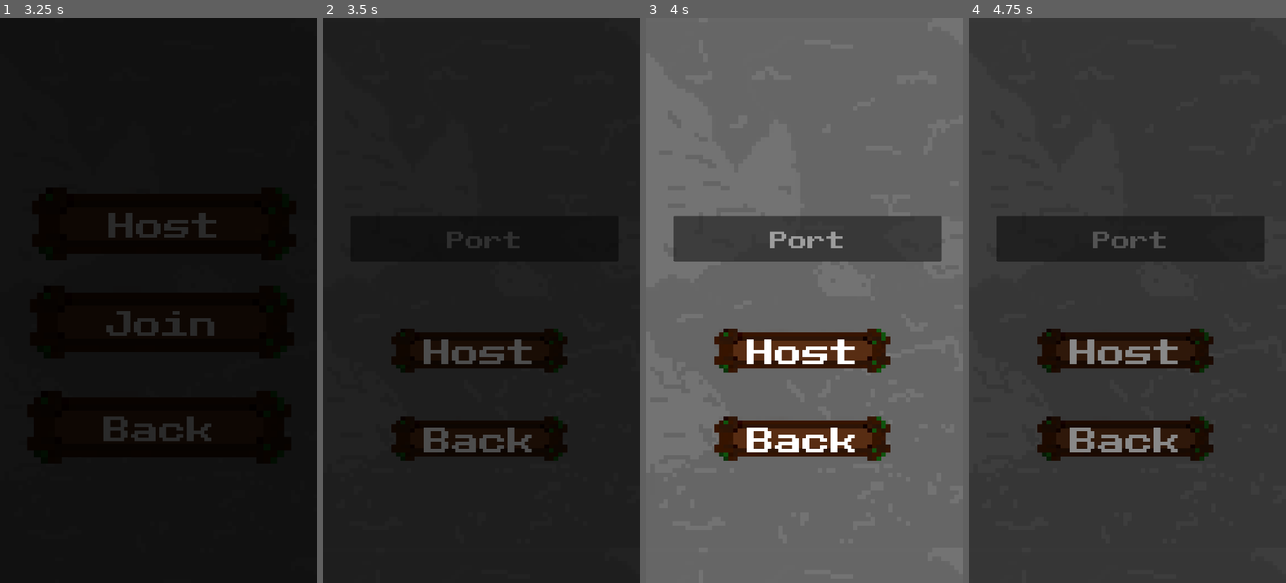
Above: before the commit, frames 1-4 (left to right).
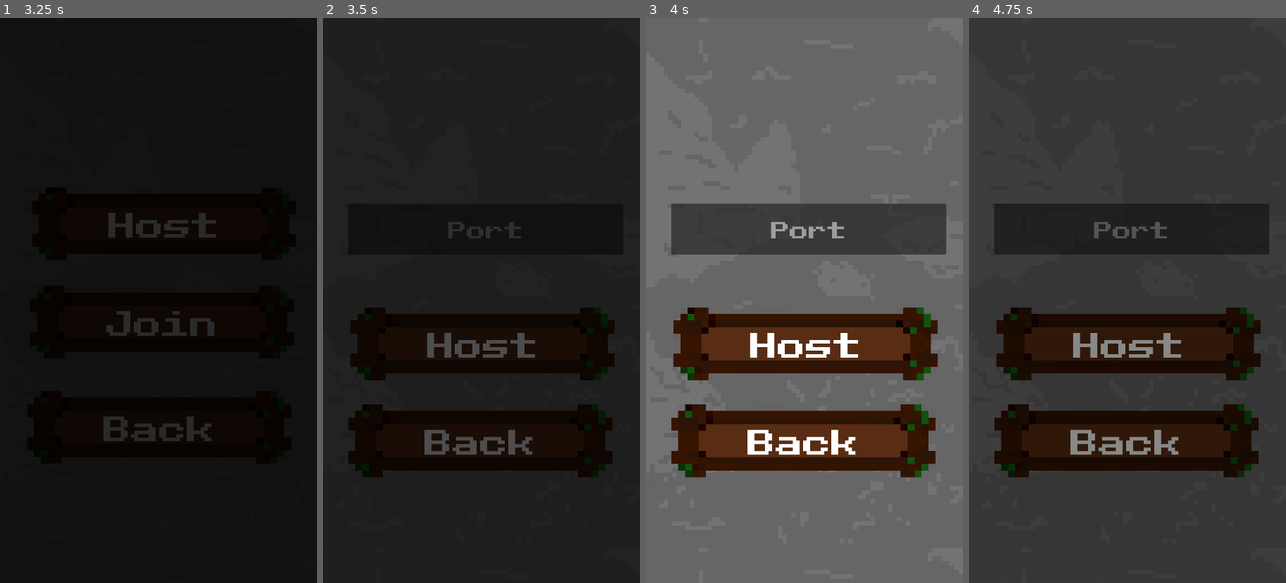
Above: after the commit, the same moments.

Repository: Koloss0/Out-Of-The-Gutter
Game: Godot game, scene res://Scenes/title_page.tscn
The game is run twice, just before and just after one commit, with the same random seed, the same clock (stepped at 60 frames per second) and the same inputs.
Inputs (mouse positions are in pixels of both pictures, inside the frame that each line leads up to):
- Up to frame 1 (3.25 s): click "Start" at 0.5 s; click "Back" at 1.25 s; tap Enter at 2 s; move the mouse to (228, 272) at 2.02 s; click (228, 272) at 2.17 s; click "Host" at 2.75 s
- Up to frame 2 (3.5 s): no input
- Up to frame 3 (4 s): click "Back" at 3.5 s
- Up to frame 4 (4.75 s): tap Space at 4.25 s; move the mouse to (1064, 328) at 4.27 s; click (1064, 328) at 4.42 s

Frame 1 is identical in both runs. In frame 2, 12% of the frame differs, in the area x 8-92%, y 36-82%; in frame 3, 18%, in the area x 8-95%, y 32-82%; in frame 4, 14%.

Commit message:
Modified all the textured buttons

Diff:
--- a/Scenes/host_page.tscn
+++ b/Scenes/host_page.tscn
@@ -22,37 +22,37 @@
 offset_bottom = 1920.0
 texture = ExtResource("4_omjky")
 
+[node name="Port" type="LineEdit" parent="."]
+layout_mode = 0
+offset_left = 86.0
+offset_top = 631.0
+offset_right = 1023.0
+offset_bottom = 803.0
+placeholder_text = "Port"
+alignment = 1
+
 [node name="Host" parent="." instance=ExtResource("1_hs5vx")]
 layout_mode = 0
-offset_left = 233.0
-offset_top = 1055.0
-offset_right = 833.0
-offset_bottom = 1205.0
+offset_left = 94.0
+offset_top = 983.0
+offset_right = 994.0
+offset_bottom = 1230.5
 
 [node name="Label" parent="Host" index="0"]
 text = "Host"
 
-[node name="BackButton" parent="." instance=ExtResource("1_hs5vx")]
+[node name="Back" parent="." instance=ExtResource("1_hs5vx")]
 layout_mode = 0
-offset_left = 233.0
-offset_top = 1354.0
-offset_right = 833.0
-offset_bottom = 1504.0
+offset_left = 86.0
+offset_top = 1313.0
+offset_right = 986.0
+offset_bottom = 1560.5
 
-[node name="Label" parent="BackButton" index="0"]
+[node name="Label" parent="Back" index="0"]
 text = "Back"
 
-[node name="Port" type="LineEdit" parent="."]
-layout_mode = 0
-offset_left = 94.0
-offset_top = 673.0
-offset_right = 1007.0
-offset_bottom = 827.0
-placeholder_text = "Port"
-alignment = 1
-
 [connection signal="pressed" from="Host" to="." method="on_connect_pressed"]
-[connection signal="pressed" from="BackButton" to="." method="_on_back_button_pressed"]
+[connection signal="pressed" from="Back" to="." method="_on_back_button_pressed"]
 
 [editable path="Host"]
-[editable path="BackButton"]
+[editable path="Back"]
--- a/Scenes/join_page.tscn
+++ b/Scenes/join_page.tscn
@@ -23,44 +23,45 @@
 offset_bottom = 1923.0
 texture = ExtResource("3_f66hd")
 
+[node name="IP" type="LineEdit" parent="."]
+layout_mode = 0
+offset_left = 62.0
+offset_top = 320.0
+offset_right = 1020.0
+offset_bottom = 489.0
+placeholder_text = "IP Address"
+
+[node name="Port" type="LineEdit" parent="."]
+layout_mode = 0
+offset_left = 57.0
+offset_top = 555.0
+offset_right = 1021.0
+offset_bottom = 707.0
+placeholder_text = "Port"
+
 [node name="Connect" parent="." instance=ExtResource("2_bn0s2")]
 layout_mode = 0
-offset_left = 200.0
-offset_top = 1288.0
-offset_right = 889.0
-offset_bottom = 1438.0
+offset_left = 105.0
+offset_top = 1099.0
+offset_right = 1005.0
+offset_bottom = 1346.5
 
 [node name="Label" parent="Connect" index="0"]
 text = "Connect"
 
-[node name="BackButton" parent="." instance=ExtResource("2_bn0s2")]
+[node name="Back" parent="." instance=ExtResource("2_bn0s2")]
 layout_mode = 0
-offset_left = 200.0
-offset_top = 1554.0
-offset_right = 889.0
-offset_bottom = 1704.0
+offset_left = 100.0
+offset_top = 1412.0
+offset_right = 1000.0
+offset_bottom = 1659.5
 
-[node name="Label" parent="BackButton" index="0"]
+[node name="Label" parent="Back" index="0"]
 text = "Back"
 
-[node name="IP" type="LineEdit" parent="."]
-layout_mode = 0
-offset_left = 96.0
-offset_top = 835.0
-offset_right = 1000.0
-offset_bottom = 952.0
-placeholder_text = "IP Address"
-
-[node name="Port" type="LineEdit" parent="."]
-layout_mode = 0
-offset_left = 96.0
-offset_top = 1035.0
-offset_right = 1000.0
-offset_bottom = 1136.0
-placeholder_text = "Port"
-
+[connection signal="pressed" from="Connect" to="." method="on_connect_pressed"]
 [connection signal="pressed" from="Connect" to="." method="_on_connect_pressed"]
-[connection signal="pressed" from="BackButton" to="." method="_on_back_button_pressed"]
+[connection signal="pressed" from="Back" to="." method="_on_back_button_pressed"]
 
 [editable path="Connect"]
-[editable path="BackButton"]
+[editable path="Back"]
--- a/Scripts/join_page.gd
+++ b/Scripts/join_page.gd
@@ -16,7 +16,3 @@
 
 func _on_back_button_pressed() -> void:
 	SceneManager.fade_to_scene("HostJoinPage")
-
-
-func _on_connect_pressed() -> void:
-	pass # Replace with function body.
